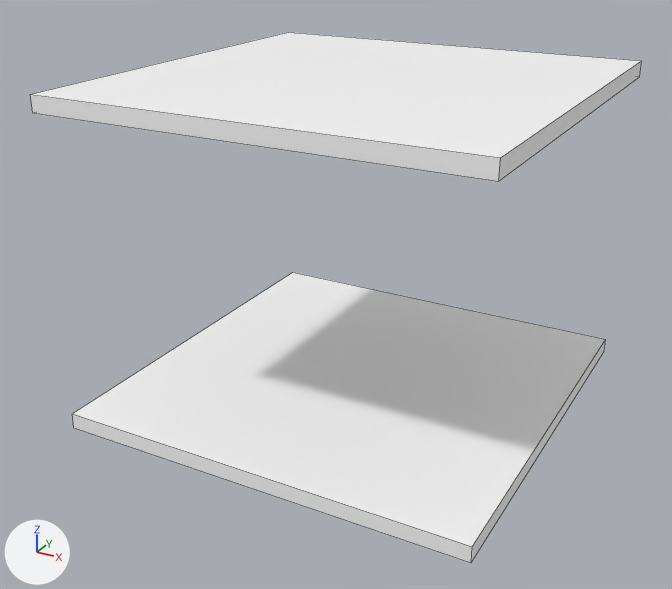
Before and after pictures for a commit that changed the Blender file src/objects/level4.blend.
The view is the same before and after, from a 50 mm lens placed at (25.6, -49.7, 30.4), pointed at (-1.2, -1.0, 6.0). Arrows for +X, +Y and +Z are at lower left; the lights stay in place. Mesh edges are drawn as thin lines.
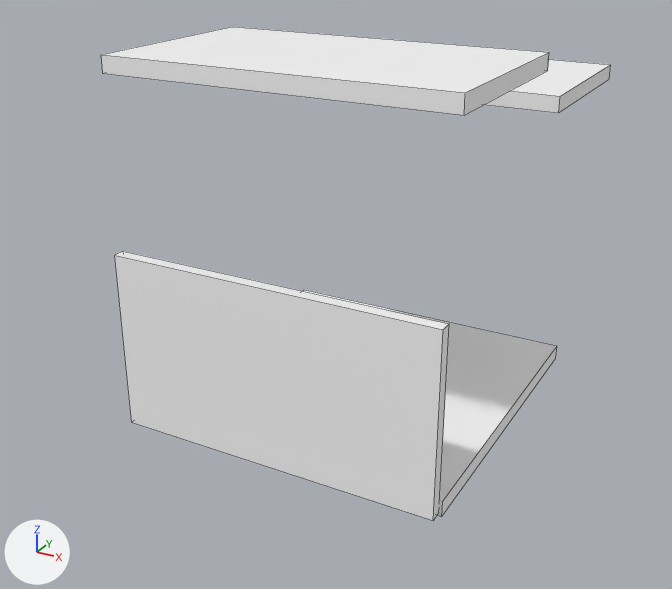
Changed parts and their boxes (x1, y1, x2, y2) in the pictures (672 x 589 px):
'Cube', mesh rescaled
    before: (72, 272, 606, 563)
    after: (303, 290, 557, 516)
'Cube.002', added
    after: (115, 251, 449, 520)
'Cube.001', mesh rescaled (27% narrower, 41% shorter)
    before: (30, 32, 642, 181)
    after: (101, 27, 549, 115)
'Cube.003', added
    after: (484, 59, 611, 113)

The edits, one by one:
Material 'Material.001_T' (mat_material_001_t) is new.
Its base color is (1.0, 1.0, 1.0) (white #ffffff).
me_cube_001 has 8 vertices, 6 faces and spans x -13.4..13.4, y -13.4..13.4, z -1.0..0.0.
me_cube_001 is used by ob_cube; location (0.0, 0.0, 0.0).
me_cube_001 part 1: the whole mesh is scaled about its middle by (0.792, 0.792, 1).
me_cube_002 has 8 vertices, 6 faces and spans x -13.4..13.4, y -13.4..13.4, z 19.0..20.0.
me_cube_002 is used by ob_cube_001; location (0.0, 0.0, 0.0).
me_cube_002 part 2: the whole mesh is scaled about its middle by (0.792, 0.469, 1), then moved by (0.0, -4.3, 1.9).
Mesh me_cube_005 is new.
It is a box spanning x -10.6..10.6, y 5.0..17.2, z 18.0..19.0.
It uses material mat_material_001_t (white #ffffff).
Mesh me_cube_003 is new.
It is a box spanning x -10.4..10.4, y -11.3..-10.5, z -0.9..10.5.
It uses material mat_material (white #ffffff).
Object 'Cube.003' (ob_cube_003) is new; it shows me_cube_005.
Its location is (0.0, 0.0, 0.0).
Object 'Cube.002' (ob_cube_002) is new; it shows me_cube_003.
Its location is (0.0, 0.0, 0.0).
